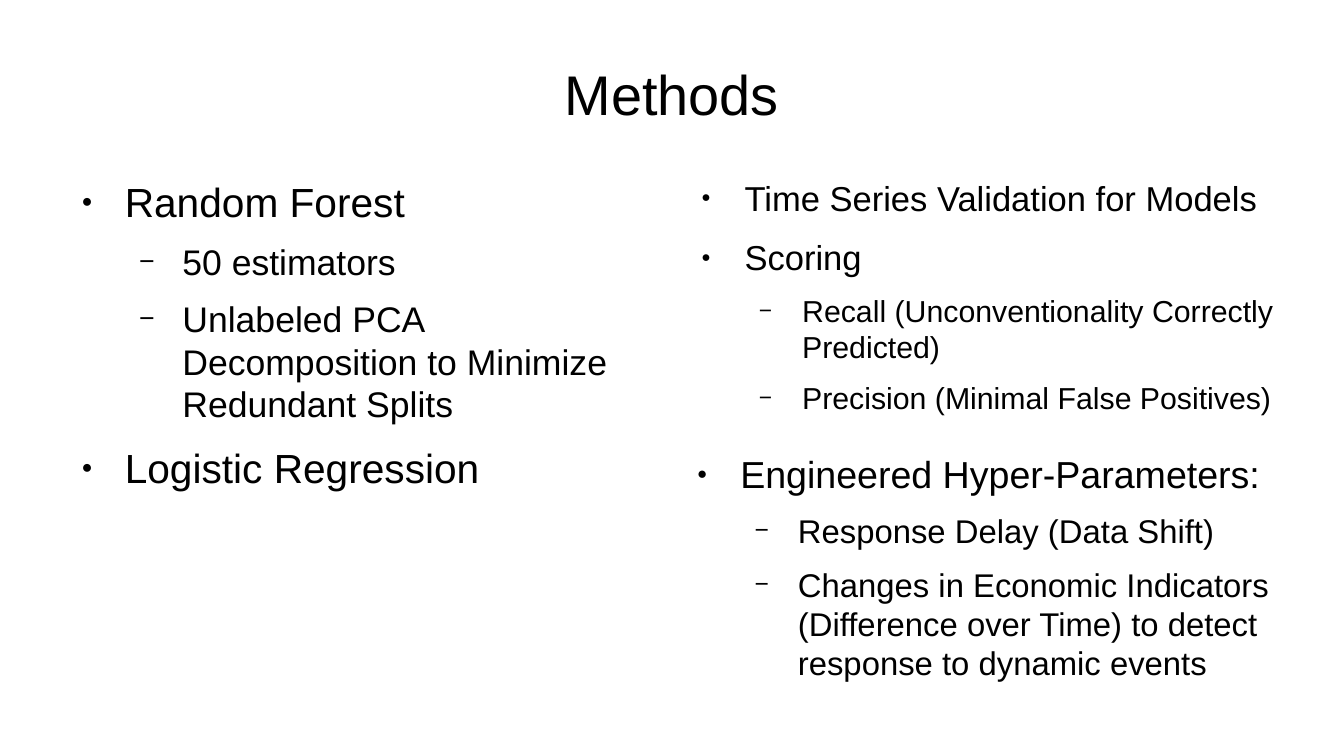
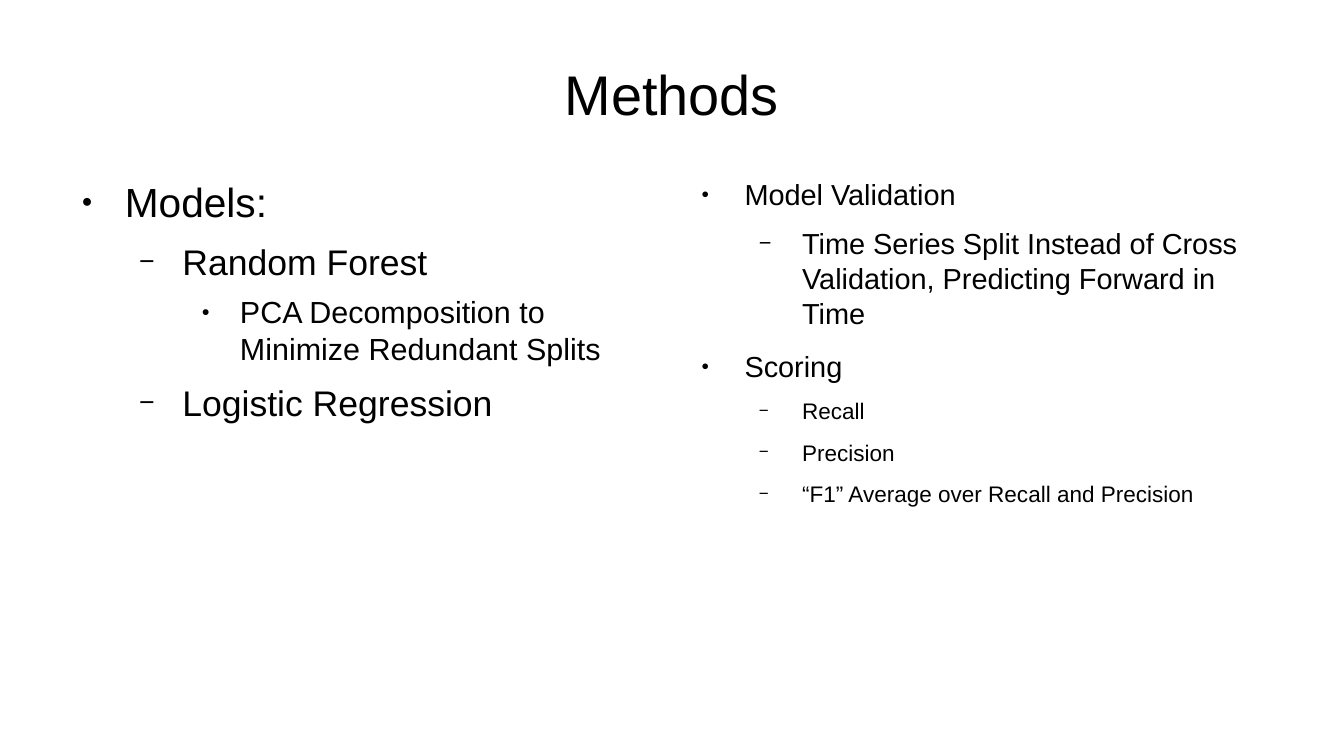
Before and after one commit to markcatalysis/ny_phil_selection, a slide deck: slide 7 of presentation/Capstone Presentation.odp. Drawn at 1344x756 pixels with LibreOffice and Linux fonts; fonts in the diff are those of the drawing. Boxes give left, top, right and bottom in pixels: in the first picture for what was removed or moved away, otherwise in the second. Text is boxed around its words. In the diff, an @@ line names an element or a change of style, - is before the commit and + after.

```diff
--- a/presentation/Capstone Presentation.odp
+++ b/presentation/Capstone Presentation.odp
@@ text at bbox=[125, 187, 267, 218]: paragraph added @@
+● Models:
@@ text at bbox=[745, 184, 1237, 325]: text changed; size 20.4 to 17.1 pt @@
-● Time Series Validation for Models
+● Model Validation
+  − Time Series Split Instead of Cross Validation, Predicting Forward in Time
@@ text at bbox=[240, 301, 601, 366]: text changed; size 21 to 18 pt @@
-  − 50 estimators
-  − Unlabeled PCA Decomposition to Minimize Redundant Splits
+    ● PCA Decomposition to Minimize Redundant Splits
@@ text at bbox=[745, 356, 843, 382]: size 20.4 to 17.1 pt in "Scoring" @@
@@ text at bbox=[182, 390, 493, 423]: size 24 to 21 pt in "Random Forest", "Logistic Regression"; bullet ● to −; list level 1 to 2 in "Random Forest"; list level 1 to 2 in "Logistic Regression" @@
@@ text at bbox=[802, 402, 1194, 507]: text changed; size 17.9 to 13.3 pt @@
-  − Recall (Unconventionality Correctly Predicted)
-  − Precision (Minimal False Positives)
+  − Recall
+  − Precision
+  − “F1” Average over Recall and Precision
@@ text removed at bbox=[740, 460, 1268, 676] @@
-● Engineered Hyper-Parameters:
-  − Response Delay (Data Shift)
-  − Changes in Economic Indicators (Difference over Time) to detect response to dynamic events
```
Also in this commit, not shown: 6 other slides changed, 5 slides added, 2 slides removed, 2 other files.
